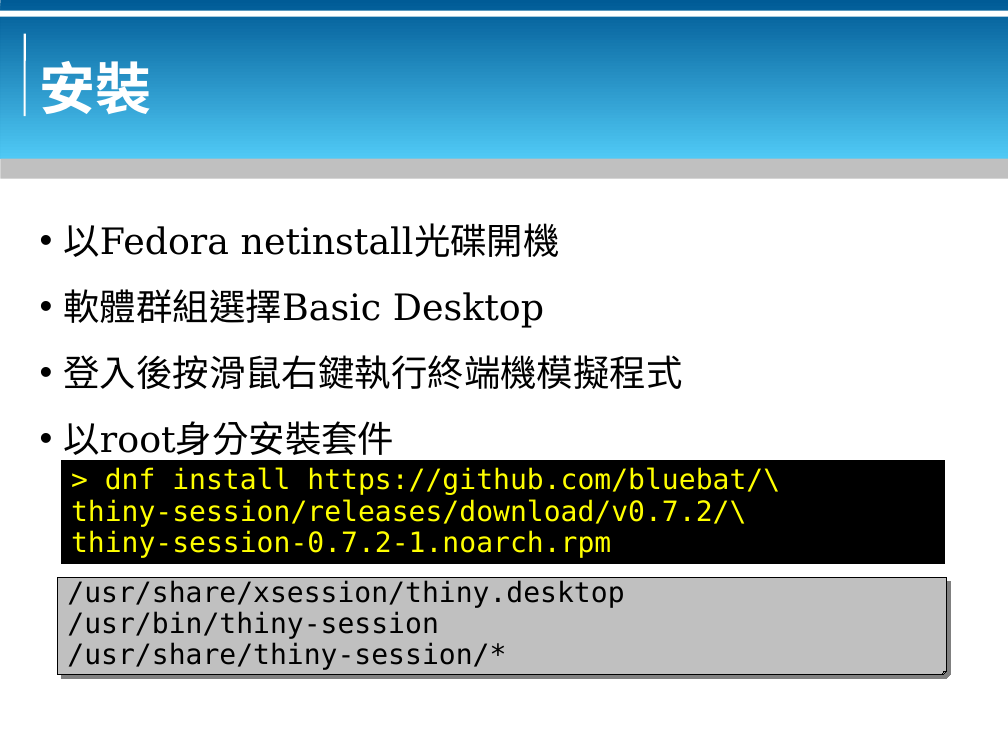
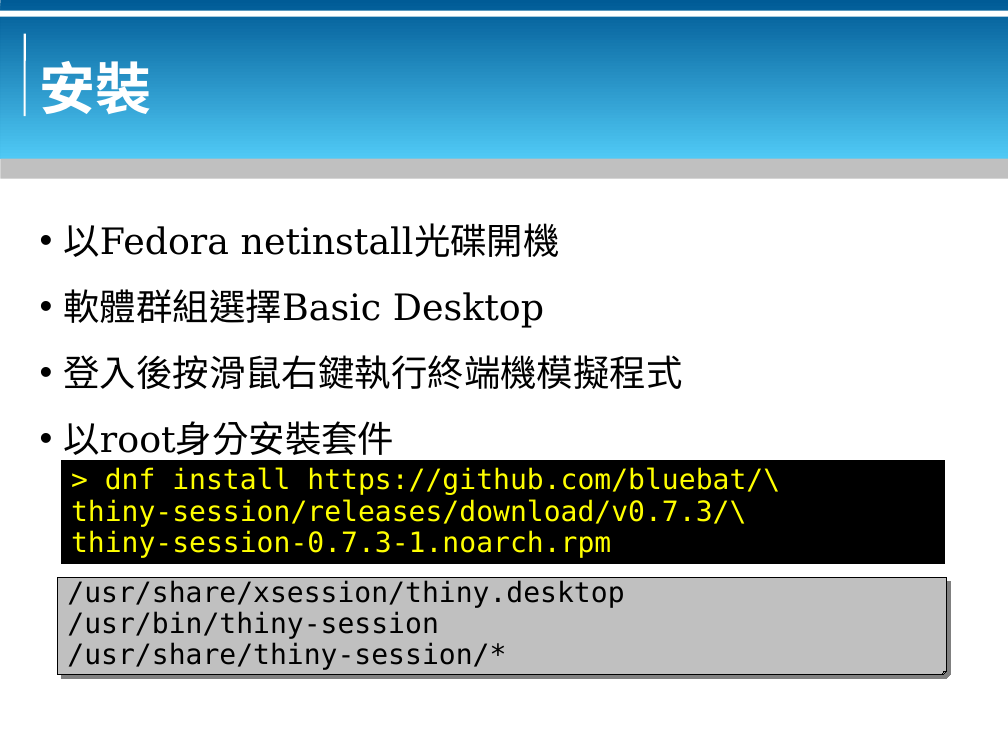
Before and after one commit to bluebat/.presentations, a slide deck: slide 4 of a-thin-and-tiny-session-for-x-window.odp. Drawn at 1008x756 pixels with LibreOffice and Linux fonts; fonts in the diff are those of the drawing; background and template pictures are left out. Boxes give left, top, right and bottom in pixels: in the first picture for what was removed or moved away, otherwise in the second. Text is boxed around its words. In the diff, an @@ line names an element or a change of style, - is before the commit and + after.

```diff
--- a/a-thin-and-tiny-session-for-x-window.odp
+++ b/a-thin-and-tiny-session-for-x-window.odp
@@ text in rectangle at [71,499,746,558]: text changed @@
-thiny-session/releases/download/v0.7.2/\
-thiny-session-0.7.2-1.noarch.rpm
+thiny-session/releases/download/v0.7.3/\
+thiny-session-0.7.3-1.noarch.rpm
```
Also in this commit, not shown: 1 other slide changed, 3 other files.
